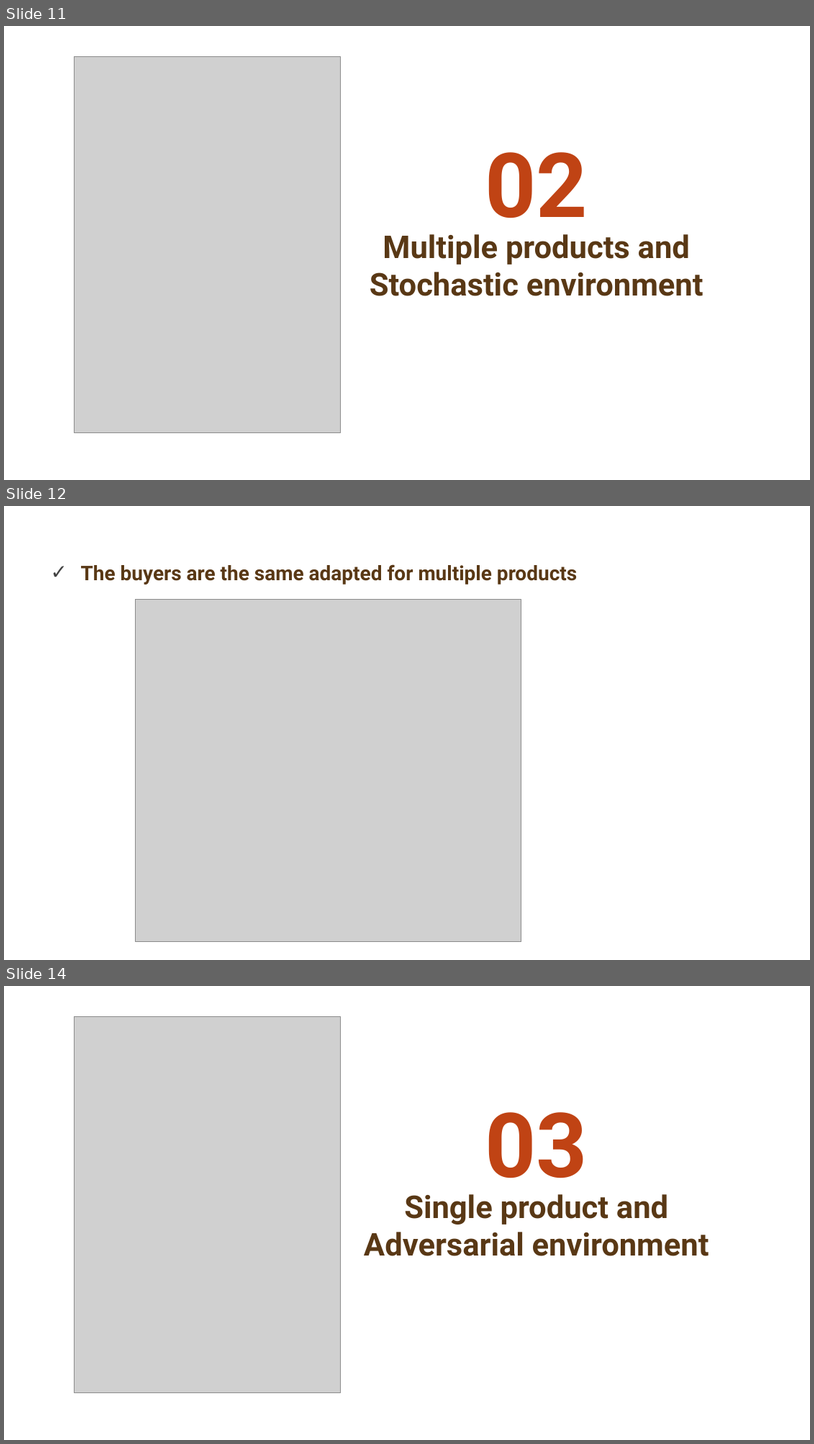
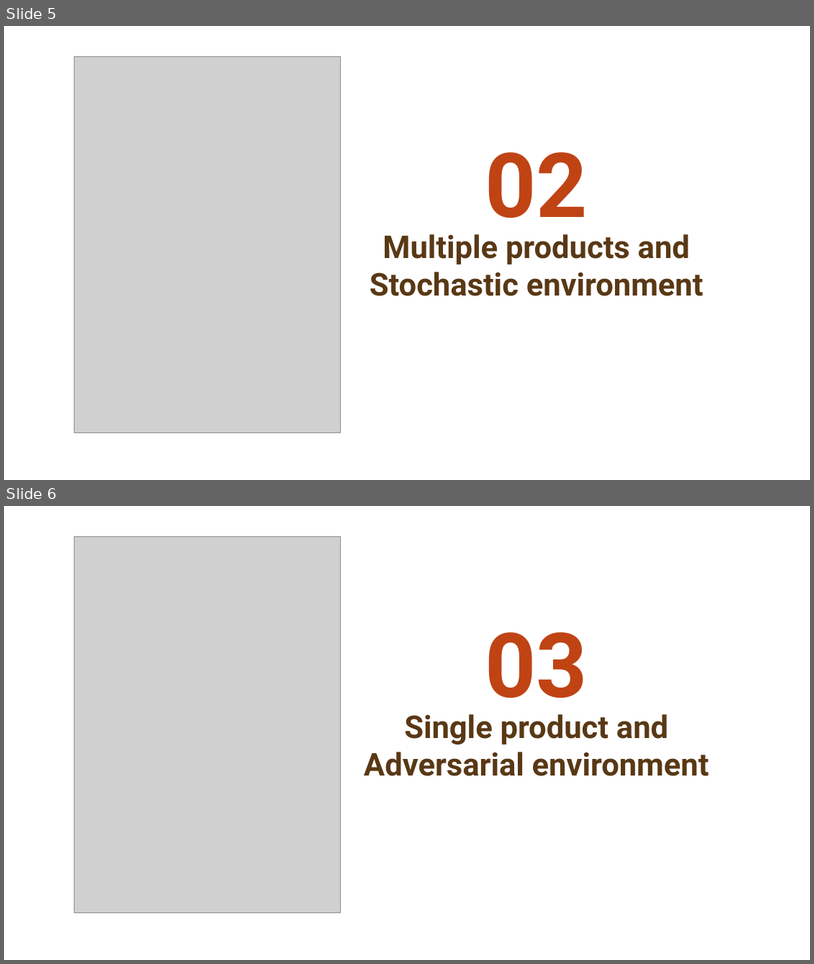
Before and after one commit to matteopasqual02/OLA-2025-project, a slide deck: presentation.pptx. Shown one above the other, each under a label of ours: slides 11, 12 and 14 before the commit, slides 5 and 6 after it; the slides between them are not shown. The pictures are 814x1444 and 814x964 pixels, drawn with LibreOffice and Linux fonts; fonts in the diff are those of the drawing; grey boxes stand for pictures; background and template pictures are left out. Boxes give left, top, right and bottom in pixels: in the first picture for what was removed or moved away, otherwise in the second. Text is boxed around its words. In the diff, an @@ line names an element or a change of style, - is before the commit and + after.

```diff
--- a/presentation.pptx
+++ b/presentation.pptx
@@ slide 12 removed at box(4, 506, 810, 960), background picture (left out) @@
@@ title removed at box(81, 564, 577, 584) @@
-✓ The buyers are the same adapted for multiple products
@@ picture removed at box(136, 599, 522, 942) @@
@@ what was slide 11 is now slide 5 @@
@@ what was slide 14 is now slide 6 @@
```
Also in this commit, not shown: 7 other slides removed, 2 other files.
